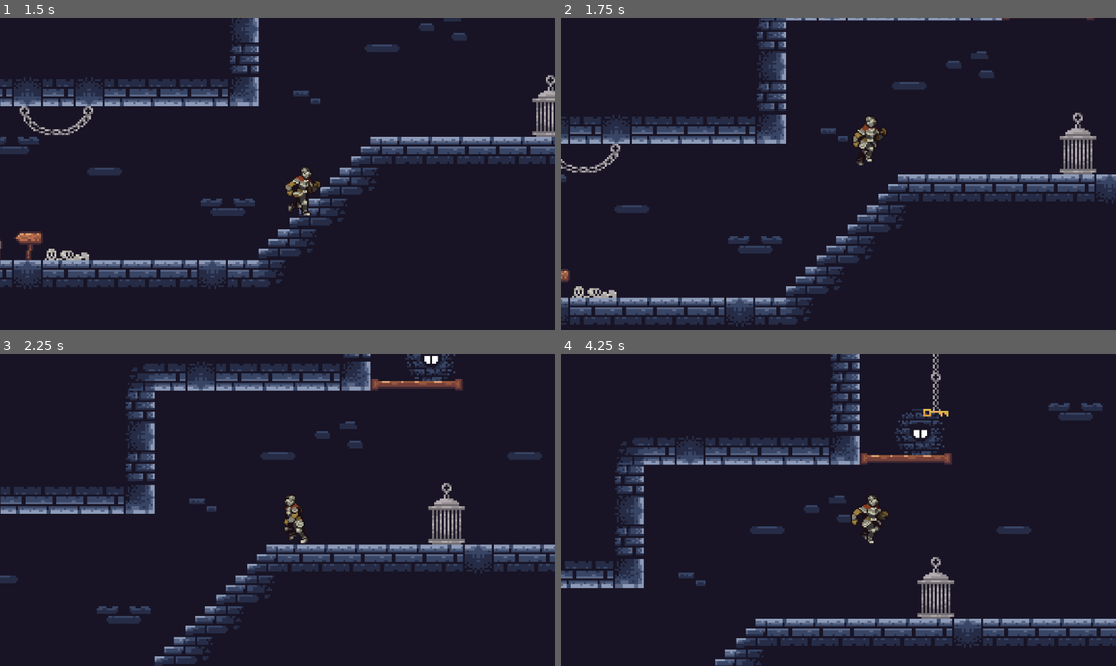
Above: before the commit, frames 1-4 (two rows, left to right).
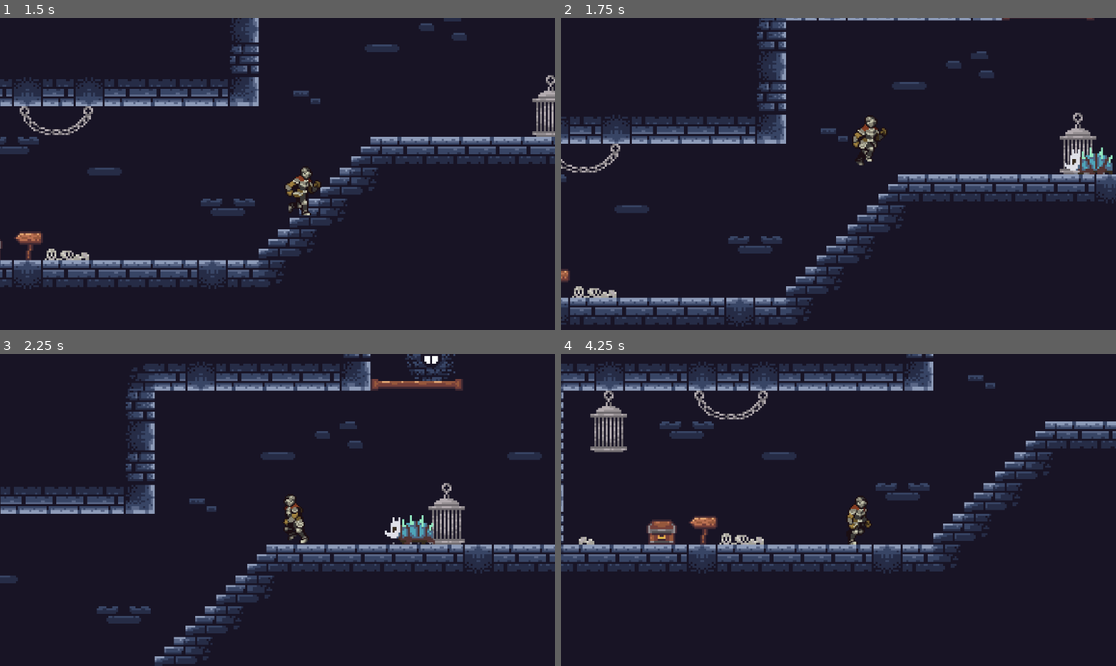
Above: after the commit, the same moments.

Repository: The-Bradster/crono-clones
Game: Godot game, scene res://scenes/main.tscn
The game is run twice, just before and just after one commit, with the same random seed, the same clock (stepped at 60 frames per second) and the same inputs.
Inputs:
- Up to frame 1 (1.5 s): tap Enter at 0.5 s; hold F (interact) 0.53-1.28 s; hold D (move_right) from 0.53 s (still down); tap Space (jump) at 0.77 s; tap F (interact) at 1.35 s
- Up to frame 2 (1.75 s): keep holding D (move_right); tap Space (jump) at 1.52 s
- Up to frame 3 (2.25 s): release D (move_right) at 2.03 s; hold A (move_left) from 2.03 s (still down); hold F (interact) from 2.03 s (still down)
- Up to frame 4 (4.25 s): release A (move_left) at 2.78 s; release F (interact) at 2.78 s; hold D (move_right) from 2.78 s (still down); tap F (interact) at 2.85 s; tap Space (jump) at 3.02, 3.77 s; hold F (interact) from 3.53 s (still down)

Frame 1 is identical in both runs. In frame 2, 0.5% of the frame differs, in the area x 90-100%, y 41-51%; in frame 3, 0.5%; in frame 4, 27%, in the area x 0-100%, y 0-100%.

Commit message:
added enemy and basic pathing

Diff:
--- a/scenes/enemypig.tscn
+++ b/scenes/enemypig.tscn
@@ -1,9 +1,26 @@
-[gd_scene load_steps=26 format=3 uid="uid://buerapnh0u5mg"]
+[gd_scene load_steps=27 format=3 uid="uid://b5xdgvbghntfa"]
 
+[ext_resource type="Script" uid="uid://bxdcb716cjyih" path="res://scripts/enemy.gd" id="1_7655j"]
 [ext_resource type="Texture2D" uid="uid://cr2pi6ui5m6ej" path="res://assets/Enemies Pack/Idle/Spr_Idle.png" id="1_hnm0p"]
 [ext_resource type="Texture2D" uid="uid://dwvjeqf2w18xy" path="res://assets/Enemies Pack/Track/Spr_Track.png" id="2_2gs0p"]
 [ext_resource type="Texture2D" uid="uid://n8htroklnin8" path="res://assets/Enemies Pack/Walk/Spr_Walk.png" id="3_7655j"]
 [ext_resource type="PackedScene" uid="uid://l3sis5x2ex04" path="res://scenes/killzone.tscn" id="4_2gs0p"]
+
+[sub_resource type="AtlasTexture" id="AtlasTexture_wi0n4"]
+atlas = ExtResource("2_2gs0p")
+region = Rect2(0, 0, 40, 40)
+
+[sub_resource type="AtlasTexture" id="AtlasTexture_oxxrv"]
+atlas = ExtResource("2_2gs0p")
+region = Rect2(40, 0, 40, 40)
+
+[sub_resource type="AtlasTexture" id="AtlasTexture_rm1ie"]
+atlas = ExtResource("2_2gs0p")
+region = Rect2(80, 0, 40, 40)
+
+[sub_resource type="AtlasTexture" id="AtlasTexture_cwbdc"]
+atlas = ExtResource("2_2gs0p")
+region = Rect2(120, 0, 40, 40)
 
 [sub_resource type="AtlasTexture" id="AtlasTexture_m1cvc"]
 atlas = ExtResource("1_hnm0p")
@@ -32,22 +49,6 @@
 [sub_resource type="AtlasTexture" id="AtlasTexture_elx05"]
 atlas = ExtResource("1_hnm0p")
 region = Rect2(240, 0, 40, 40)
-
-[sub_resource type="AtlasTexture" id="AtlasTexture_wi0n4"]
-atlas = ExtResource("2_2gs0p")
-region = Rect2(0, 0, 40, 40)
-
-[sub_resource type="AtlasTexture" id="AtlasTexture_oxxrv"]
-atlas = ExtResource("2_2gs0p")
-region = Rect2(40, 0, 40, 40)
-
-[sub_resource type="AtlasTexture" id="AtlasTexture_rm1ie"]
-atlas = ExtResource("2_2gs0p")
-region = Rect2(80, 0, 40, 40)
-
-[sub_resource type="AtlasTexture" id="AtlasTexture_cwbdc"]
-atlas = ExtResource("2_2gs0p")
-region = Rect2(120, 0, 40, 40)
 
 [sub_resource type="AtlasTexture" id="AtlasTexture_dpqe0"]
 atlas = ExtResource("3_7655j")
@@ -85,6 +86,23 @@
 animations = [{
 "frames": [{
 "duration": 1.0,
+"texture": SubResource("AtlasTexture_wi0n4")
+}, {
+"duration": 1.0,
+"texture": SubResource("AtlasTexture_oxxrv")
+}, {
+"duration": 1.0,
+"texture": SubResource("AtlasTexture_rm1ie")
+}, {
+"duration": 1.0,
+"texture": SubResource("AtlasTexture_cwbdc")
+}],
+"loop": true,
+"name": &"SprTrack",
+"speed": 5.0
+}, {
+"frames": [{
+"duration": 1.0,
 "texture": SubResource("AtlasTexture_m1cvc")
 }, {
 "duration": 1.0,
@@ -106,25 +124,8 @@
 "texture": SubResource("AtlasTexture_elx05")
 }],
 "loop": true,
-"name": &"SprIdle",
+"name": &"idle",
 "speed": 10.0
-}, {
-"frames": [{
-"duration": 1.0,
-"texture": SubResource("AtlasTexture_wi0n4")
-}, {
-"duration": 1.0,
-"texture": SubResource("AtlasTexture_oxxrv")
-}, {
-"duration": 1.0,
-"texture": SubResource("AtlasTexture_rm1ie")
-}, {
-"duration": 1.0,
-"texture": SubResource("AtlasTexture_cwbdc")
-}],
-"loop": true,
-"name": &"SprTrack",
-"speed": 5.0
 }, {
 "frames": [{
 "duration": 1.0,
@@ -152,23 +153,24 @@
 "texture": SubResource("AtlasTexture_rmib2")
 }],
 "loop": true,
-"name": &"SprWalk",
+"name": &"walk",
 "speed": 11.0
 }]
 
 [sub_resource type="RectangleShape2D" id="RectangleShape2D_7655j"]
 size = Vector2(22, 15)
 
-[node name="Enemypig" type="Node2D"]
+[node name="EnemyPig" type="Node2D"]
+script = ExtResource("1_7655j")
 
 [node name="AnimatedSprite2D" type="AnimatedSprite2D" parent="."]
 position = Vector2(0, -8)
 sprite_frames = SubResource("SpriteFrames_r24ho")
-animation = &"SprTrack"
-autoplay = "SprIdle"
+animation = &"idle"
+autoplay = "idle"
 
 [node name="Killzone" parent="." instance=ExtResource("4_2gs0p")]
 
 [node name="CollisionShape2D" type="CollisionShape2D" parent="Killzone"]
-position = Vector2(-1, -7.5)
+position = Vector2(0, -8)
 shape = SubResource("RectangleShape2D_7655j")
--- a/scenes/main.tscn
+++ b/scenes/main.tscn
@@ -2,9 +2,9 @@
 
 [ext_resource type="PackedScene" uid="uid://cj71m8mj1h0wy" path="res://scenes/player.tscn" id="1_o5qli"]
 [ext_resource type="Texture2D" uid="uid://b6hpbks6gep03" path="res://assets/Dungeon Tileset/Dungeon Tile Set.png" id="2_0wfyh"]
-[ext_resource type="PackedScene" path="res://scenes/enemypig.tscn" id="3_sugp2"]
-[ext_resource type="PackedScene" path="res://scenes/platform.tscn" id="4_jyhfs"]
+[ext_resource type="PackedScene" uid="uid://b670dtv34tonp" path="res://scenes/platform.tscn" id="4_jyhfs"]
 [ext_resource type="PackedScene" uid="uid://sc044ru2vq8b" path="res://scenes/key.tscn" id="5_tbgi4"]
+[ext_resource type="PackedScene" uid="uid://crfqvq4uej586" path="res://scenes/pig.tscn" id="6_o6xl0"]
 [ext_resource type="PackedScene" uid="uid://cqt337qyrxyn8" path="res://scenes/chest.tscn" id="6_tefeu"]
 
 [sub_resource type="TileSetAtlasSource" id="TileSetAtlasSource_sugp2"]
@@ -199,9 +199,6 @@
 layer_1/name = "mid"
 layer_1/tile_data = PackedInt32Array(-131083, 131072, 2, -131082, 196608, 2, 65528, 131072, 1, 65529, 131072, 1, 65530, …(23650 unchanged characters)…
 
-[node name="Enemypig" parent="." instance=ExtResource("3_sugp2")]
-position = Vector2(350, -64)
-
 [node name="platform" parent="." instance=ExtResource("4_jyhfs")]
 position = Vector2(184, -144)
 
@@ -210,3 +207,6 @@
 
 [node name="Chest" parent="." instance=ExtResource("6_tefeu")]
 position = Vector2(-93, -10)
+
+[node name="Pig" parent="." instance=ExtResource("6_o6xl0")]
+position = Vector2(293, -78)
--- /dev/null
+++ b/scenes/pig.tscn
@@ -0,0 +1,150 @@
+[gd_scene load_steps=23 format=3 uid="uid://crfqvq4uej586"]
+
+[ext_resource type="Script" uid="uid://bxdcb716cjyih" path="res://scripts/enemy.gd" id="1_ct3s0"]
+[ext_resource type="Texture2D" uid="uid://cr2pi6ui5m6ej" path="res://assets/Enemies Pack/Idle/Spr_Idle.png" id="1_r2hyi"]
+[ext_resource type="Texture2D" uid="uid://n8htroklnin8" path="res://assets/Enemies Pack/Walk/Spr_Walk.png" id="2_abgp3"]
+[ext_resource type="PackedScene" uid="uid://l3sis5x2ex04" path="res://scenes/killzone.tscn" id="3_bna2k"]
+
+[sub_resource type="AtlasTexture" id="AtlasTexture_uw0hm"]
+atlas = ExtResource("1_r2hyi")
+region = Rect2(0, 0, 40, 40)
+
+[sub_resource type="AtlasTexture" id="AtlasTexture_jpr0g"]
+atlas = ExtResource("1_r2hyi")
+region = Rect2(40, 0, 40, 40)
+
+[sub_resource type="AtlasTexture" id="AtlasTexture_egsq2"]
+atlas = ExtResource("1_r2hyi")
+region = Rect2(80, 0, 40, 40)
+
+[sub_resource type="AtlasTexture" id="AtlasTexture_nxc53"]
+atlas = ExtResource("1_r2hyi")
+region = Rect2(120, 0, 40, 40)
+
+[sub_resource type="AtlasTexture" id="AtlasTexture_7rhrl"]
+atlas = ExtResource("1_r2hyi")
+region = Rect2(160, 0, 40, 40)
+
+[sub_resource type="AtlasTexture" id="AtlasTexture_b2fv4"]
+atlas = ExtResource("1_r2hyi")
+region = Rect2(200, 0, 40, 40)
+
+[sub_resource type="AtlasTexture" id="AtlasTexture_dvsfx"]
+atlas = ExtResource("1_r2hyi")
+region = Rect2(240, 0, 40, 40)
+
+[sub_resource type="AtlasTexture" id="AtlasTexture_of8i3"]
+atlas = ExtResource("2_abgp3")
+region = Rect2(0, 0, 40, 40)
+
+[sub_resource type="AtlasTexture" id="AtlasTexture_n2mxg"]
+atlas = ExtResource("2_abgp3")
+region = Rect2(40, 0, 40, 40)
+
+[sub_resource type="AtlasTexture" id="AtlasTexture_u3vgx"]
+atlas = ExtResource("2_abgp3")
+region = Rect2(80, 0, 40, 40)
+
+[sub_resource type="AtlasTexture" id="AtlasTexture_bb80a"]
+atlas = ExtResource("2_abgp3")
+region = Rect2(120, 0, 40, 40)
+
+[sub_resource type="AtlasTexture" id="AtlasTexture_bcxra"]
+atlas = ExtResource("2_abgp3")
+region = Rect2(160, 0, 40, 40)
+
+[sub_resource type="AtlasTexture" id="AtlasTexture_cugeb"]
+atlas = ExtResource("2_abgp3")
+region = Rect2(200, 0, 40, 40)
+
+[sub_resource type="AtlasTexture" id="AtlasTexture_vl8cx"]
+atlas = ExtResource("2_abgp3")
+region = Rect2(240, 0, 40, 40)
+
+[sub_resource type="AtlasTexture" id="AtlasTexture_mcsgp"]
+atlas = ExtResource("2_abgp3")
+region = Rect2(280, 0, 40, 40)
+
+[sub_resource type="SpriteFrames" id="SpriteFrames_t7uc4"]
+animations = [{
+"frames": [{
+"duration": 1.0,
+"texture": SubResource("AtlasTexture_uw0hm")
+}, {
+"duration": 1.0,
+"texture": SubResource("AtlasTexture_jpr0g")
+}, {
+"duration": 1.0,
+"texture": SubResource("AtlasTexture_egsq2")
+}, {
+"duration": 1.0,
+"texture": SubResource("AtlasTexture_nxc53")
+}, {
+"duration": 1.0,
+"texture": SubResource("AtlasTexture_7rhrl")
+}, {
+"duration": 1.0,
+"texture": SubResource("AtlasTexture_b2fv4")
+}, {
+"duration": 1.0,
+"texture": SubResource("AtlasTexture_dvsfx")
+}],
+"loop": true,
+"name": &"idle",
+"speed": 10.0
+}, {
+"frames": [{
+"duration": 1.0,
+"texture": SubResource("AtlasTexture_of8i3")
+}, {
+"duration": 1.0,
+"texture": SubResource("AtlasTexture_n2mxg")
+}, {
+"duration": 1.0,
+"texture": SubResource("AtlasTexture_u3vgx")
+}, {
+"duration": 1.0,
+"texture": SubResource("AtlasTexture_bb80a")
+}, {
+"duration": 1.0,
+"texture": SubResource("AtlasTexture_bcxra")
+}, {
+"duration": 1.0,
+"texture": SubResource("AtlasTexture_cugeb")
+}, {
+"duration": 1.0,
+"texture": SubResource("AtlasTexture_vl8cx")
+}, {
+"duration": 1.0,
+"texture": SubResource("AtlasTexture_mcsgp")
+}],
+"loop": true,
+"name": &"walk",
+"speed": 10.0
+}]
+
+[sub_resource type="RectangleShape2D" id="RectangleShape2D_uh6xm"]
+size = Vector2(25, 15)
+
+[sub_resource type="RectangleShape2D" id="RectangleShape2D_j740r"]
+size = Vector2(25, 15)
+
+[node name="Pig" type="CharacterBody2D"]
+collision_layer = 4
+script = ExtResource("1_ct3s0")
+
+[node name="AnimatedSprite2D" type="AnimatedSprite2D" parent="."]
+sprite_frames = SubResource("SpriteFrames_t7uc4")
+animation = &"idle"
+autoplay = "idle"
+frame_progress = 0.98536
+
+[node name="Killzone" parent="." instance=ExtResource("3_bna2k")]
+
+[node name="CollisionShape2D" type="CollisionShape2D" parent="Killzone"]
+position = Vector2(0.5, 0.5)
+shape = SubResource("RectangleShape2D_uh6xm")
+
+[node name="CollisionShape2D" type="CollisionShape2D" parent="."]
+position = Vector2(0.5, 0.5)
+shape = SubResource("RectangleShape2D_j740r")
--- /dev/null
+++ b/scripts/enemy.gd
@@ -0,0 +1,33 @@
+extends CharacterBody2D
+
+@onready var sprite = $AnimatedSprite2D
+
+const SPEED = 50.0
+const GRAVITY = 980
+var direction = -1  # -1 for left, 1 for right
+
+func _ready() -> void:
+	# Start with walk animation
+	if sprite and sprite.sprite_frames and sprite.sprite_frames.has_animation("walk"):
+		sprite.play("walk")
+
+func _physics_process(delta: float) -> void:
+	# Apply gravity
+	if not is_on_floor():
+		velocity.y += GRAVITY * delta
+
+	# Set horizontal velocity
+	velocity.x = SPEED * direction
+
+	# Flip sprite based on direction
+	if sprite:
+		sprite.flip_h = direction < 0
+
+	# Move and handle collisions
+	move_and_slide()
+
+	# Check for wall collision and turn around
+	if is_on_wall():
+		direction *= -1  # Reverse direction
+		if sprite:
+			sprite.flip_h = direction < 0
Not shown, added: scripts/enemy.gd.uid
